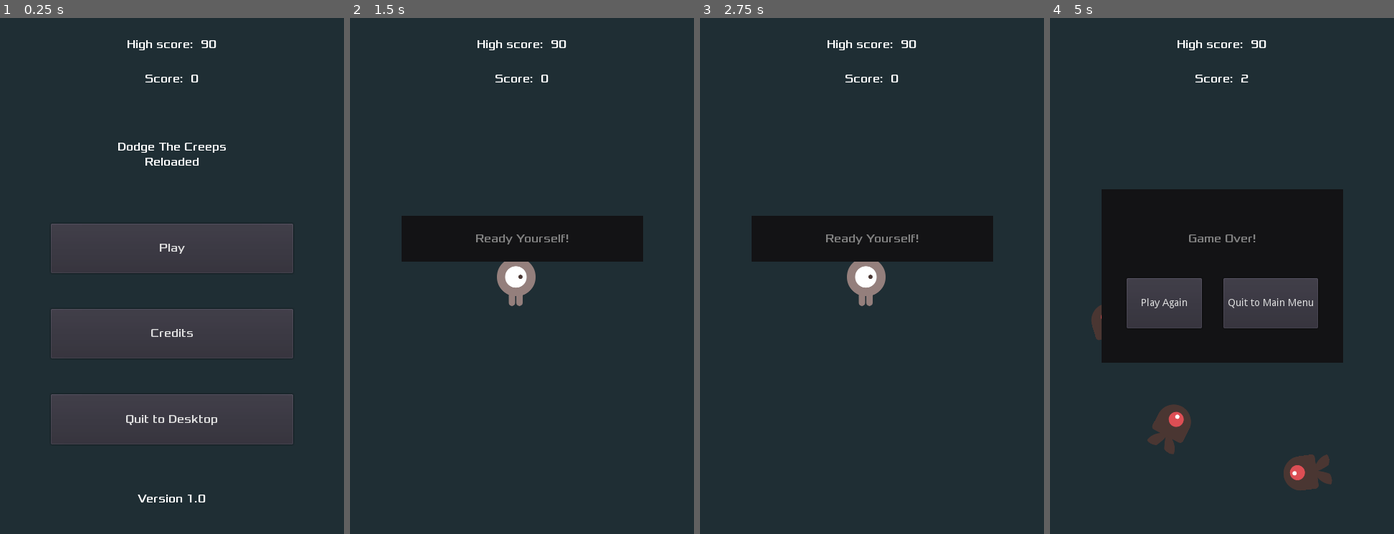
Above: before the commit, frames 1-4 (left to right).
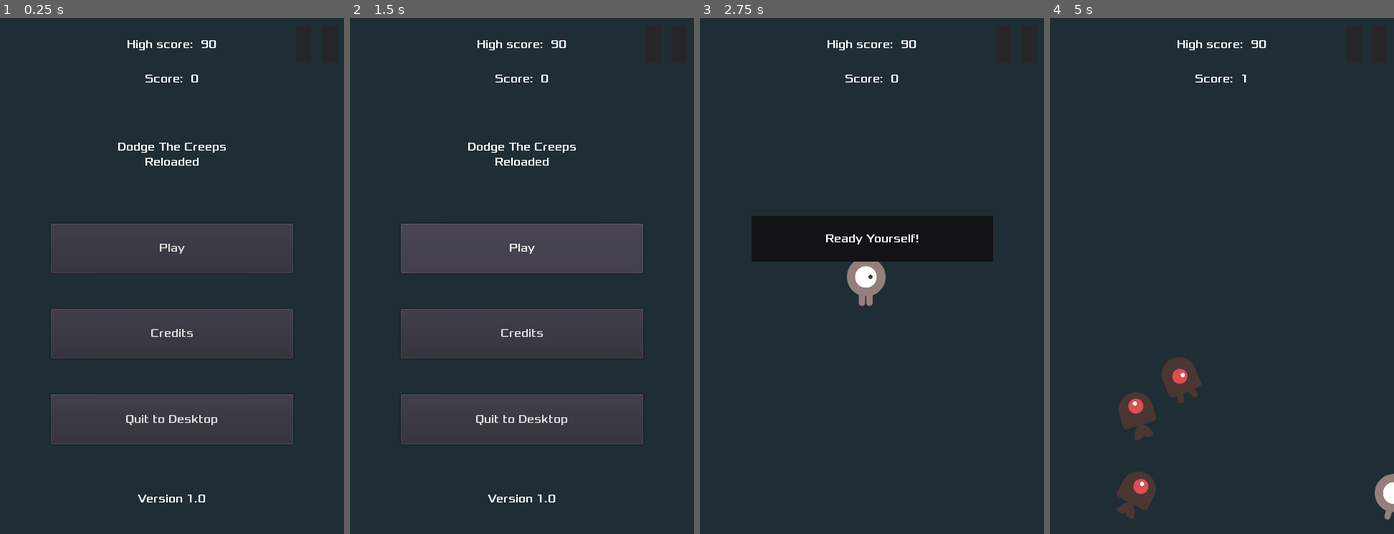
Above: after the commit, the same moments.

Repository: AlixBarreaux/dodge-the-beasties
Game: Godot game, scene res://Scenes/Main.tscn
The game is run twice, just before and just after one commit, with the same random seed, the same clock (stepped at 60 frames per second) and the same inputs.
Inputs (mouse positions are in pixels of both pictures, inside the frame that each line leads up to):
- Up to frame 1 (0.25 s): no input
- Up to frame 2 (1.5 s): click (666, 43) at 0.52 s; click (522, 265) at 1.25 s, where only the run after the commit has a clickable "Resume"
- Up to frame 3 (2.75 s): click (872, 250) at 2 s, where only the run after the commit has a clickable "Play"
- Up to frame 4 (5 s): tap Enter at 2.75 s; hold D (move_right) 2.78-3.53 s; hold S (move_down) 3.53-4.28 s; hold D (move_right) from 4.28 s (still down)

The runs differ from the first frame. In frame 2, 22% of the frame differs, in the area x 14-86%, y 24-94%; in frame 3, 0.2%; in frame 4, 27%, in the area x 12-100%, y 10-98%.

Commit message:
Add PaseuMenu which required Huge refactor with signals and ways to start and stop the game

Diff:
--- a/Autoloads/events.gd
+++ b/Autoloads/events.gd
@@ -4,6 +4,8 @@
 # ----------------- DECLARE VARIABLES -----------------
 
 signal game_started
+signal game_quited
+signal player_defeated
 signal main_menu_requested
 
 # ---------------------- RUN CODE ---------------------
--- a/Scenes/GUI/HUD.tscn
+++ b/Scenes/GUI/HUD.tscn
@@ -7,8 +7,12 @@
 [ext_resource path="res://Scenes/GUI/GameOverMenu.tscn" type="PackedScene" id=5]
 [ext_resource path="res://Scripts/main_menu.gd" type="Script" id=6]
 [ext_resource path="res://Resources/main_theme.tres" type="Theme" id=7]
+[ext_resource path="res://pause_menu.gd" type="Script" id=8]
 
 [sub_resource type="DynamicFont" id=1]
+font_data = ExtResource( 1 )
+
+[sub_resource type="DynamicFont" id=2]
 font_data = ExtResource( 1 )
 
 [node name="HUD" type="CanvasLayer"]
@@ -136,7 +140,7 @@
 
 [node name="MessagePanel" type="Panel" parent="."]
 visible = false
-modulate = Color( 0.509804, 0.509804, 0.509804, 1 )
+self_modulate = Color( 0.509804, 0.509804, 0.509804, 1 )
 anchor_left = 0.5
 anchor_top = 0.5
 anchor_right = 0.5
@@ -160,5 +164,99 @@
 valign = 1
 autowrap = true
 
+[node name="PauseMenu" type="Control" parent="."]
+pause_mode = 2
+anchor_right = 1.0
+anchor_bottom = 1.0
+size_flags_vertical = 4
+script = ExtResource( 8 )
+__meta__ = {
+"_editor_description_": ""
+}
+
+[node name="Panel" type="Panel" parent="PauseMenu"]
+self_modulate = Color( 0.509804, 0.509804, 0.509804, 0.784314 )
+anchor_left = 0.5
+anchor_top = 0.5
+anchor_right = 0.5
+anchor_bottom = 0.5
+margin_left = -169.0
+margin_top = -121.0
+margin_right = 169.0
+margin_bottom = 121.0
+mouse_filter = 2
+size_flags_vertical = 4
+__meta__ = {
+"_editor_description_": ""
+}
+
+[node name="Label" type="Label" parent="PauseMenu/Panel"]
+anchor_right = 1.0
+anchor_bottom = 1.0
+margin_bottom = -179.0
+custom_fonts/font = SubResource( 2 )
+text = "Pause"
+align = 1
+valign = 1
+autowrap = true
+
+[node name="HBoxContainer" type="VBoxContainer" parent="PauseMenu/Panel"]
+anchor_top = 1.0
+anchor_right = 1.0
+anchor_bottom = 1.0
+margin_left = 39.0
+margin_top = -162.0
+margin_right = -39.0
+margin_bottom = -24.0
+custom_constants/separation = 20
+
+[node name="ResumeButton" type="Button" parent="PauseMenu/Panel/HBoxContainer"]
+margin_right = 260.0
+margin_bottom = 59.0
+size_flags_horizontal = 3
+size_flags_vertical = 3
+text = "Resume"
+
+[node name="QuitToMainMenuButton" type="Button" parent="PauseMenu/Panel/HBoxContainer"]
+margin_top = 79.0
+margin_right = 260.0
+margin_bottom = 138.0
+size_flags_horizontal = 3
+size_flags_vertical = 3
+text = "Quit to main menu"
+
+[node name="IconButton" type="Button" parent="PauseMenu"]
+self_modulate = Color( 1, 1, 1, 0 )
+anchor_left = 1.0
+anchor_right = 1.0
+margin_left = -67.0
+margin_top = 10.0
+margin_right = -10.0
+margin_bottom = 63.0
+
+[node name="HBoxContainer" type="HBoxContainer" parent="PauseMenu/IconButton"]
+anchor_right = 1.0
+anchor_bottom = 1.0
+mouse_filter = 2
+custom_constants/separation = 15
+
+[node name="Panel" type="Panel" parent="PauseMenu/IconButton/HBoxContainer"]
+margin_right = 21.0
+margin_bottom = 53.0
+mouse_filter = 2
+size_flags_horizontal = 3
+size_flags_vertical = 3
+
+[node name="Panel2" type="Panel" parent="PauseMenu/IconButton/HBoxContainer"]
+margin_left = 36.0
+margin_right = 57.0
+margin_bottom = 53.0
+mouse_filter = 2
+size_flags_horizontal = 3
+size_flags_vertical = 3
+
 [connection signal="pressed" from="MainMenu/VBoxContainer/PlayButton" to="." method="_on_PlayButton_pressed"]
 [connection signal="timeout" from="MessageTimer" to="." method="_on_MessageTimer_timeout"]
+[connection signal="pressed" from="PauseMenu/Panel/HBoxContainer/ResumeButton" to="PauseMenu" method="_on_ResumeButton_pressed"]
+[connection signal="pressed" from="PauseMenu/Panel/HBoxContainer/QuitToMainMenuButton" to="PauseMenu" method="_on_QuitToMainMenuButton_pressed"]
+[connection signal="pressed" from="PauseMenu/IconButton" to="PauseMenu" method="_on_IconButton_pressed"]
--- a/Scenes/Main.tscn
+++ b/Scenes/Main.tscn
@@ -6,6 +6,7 @@
 [ext_resource path="res://Scenes/GUI/HUD.tscn" type="PackedScene" id=4]
 [ext_resource path="res://Assets/Sound/house-in-a-forest-loop.ogg" type="AudioStream" id=5]
 [ext_resource path="res://Assets/Sound/game-over.wav" type="AudioStream" id=6]
+[ext_resource path="res://death_sound_player.gd" type="Script" id=7]
 
 [sub_resource type="Curve2D" id=1]
 _data = {
@@ -39,21 +40,20 @@
 [node name="StartTimer" type="Timer" parent="."]
 one_shot = true
 
-[node name="StartPosition" type="Position2D" parent="."]
+[node name="PlayerStartingPosition" type="Position2D" parent="."]
 position = Vector2( 232, 368 )
 __meta__ = {
 "_gizmo_extents_": 50.0
 }
 
-[node name="Music" type="AudioStreamPlayer" parent="."]
+[node name="MusicPlayer" type="AudioStreamPlayer" parent="."]
 stream = ExtResource( 5 )
 bus = "Music"
 
-[node name="DeathSound" type="AudioStreamPlayer" parent="."]
+[node name="DeathSoundPlayer" type="AudioStreamPlayer" parent="."]
 stream = ExtResource( 6 )
 bus = "SFX"
+script = ExtResource( 7 )
 
 [connection signal="timeout" from="MobTimer" to="." method="_on_MobTimer_timeout"]
-[connection signal="hit" from="Player" to="." method="game_over"]
-[connection signal="hit" from="Player" to="." method="_on_Player_hit"]
 [connection signal="timeout" from="ScoreTimer" to="." method="_on_ScoreTimer_timeout"]
--- a/Scripts/hud.gd
+++ b/Scripts/hud.gd
@@ -29,6 +29,7 @@
 
 func _initialize_signals() -> void:
 	Events.connect("main_menu_requested", self, "on_main_menu_requested")
+	Events.connect("player_defeated", self, "on_player_defeated")
 	return
 
 
@@ -64,6 +65,10 @@
 	return
 
 
+func on_player_defeated() -> void:
+	show_game_over()
+	return
+
 func show_game_over() -> void:
 	$GameOverMenu.show()
 
--- a/Scripts/main.gd
+++ b/Scripts/main.gd
@@ -5,14 +5,24 @@
 
 
 export var mob_scene: PackedScene = null
+# If the game is opened for the first time and no save file is present,
+# the high score is set to this value
 export var default_high_score_value: int = 90
 
 var score: int = 0
 onready var high_score: int = load_high_score()
+var is_high_score_beat: bool = false
 
 
 # Node References:
 onready var hud: CanvasLayer = $HUD
+onready var player: Area2D = $Player
+onready var score_timer: Timer = $ScoreTimer
+onready var mob_timer: Timer = $MobTimer
+onready var music_player: AudioStreamPlayer = $MusicPlayer
+onready var death_sound_player: AudioStreamPlayer = $DeathSoundPlayer
+onready var start_timer: Timer = $StartTimer
+onready var player_starting_position = $PlayerStartingPosition
 
 
 ################################# RUN THE CODE #################################
@@ -28,7 +38,32 @@
 
 
 func _initialize_signals() -> void:
-	Events.connect("game_started", self, "new_game")
+	Events.connect("game_started", self, "on_game_started")
+	Events.connect("game_quited", self, "on_game_quited")
+	Events.connect("player_defeated", self, "on_player_defeated")
+	return
+
+
+func on_game_quited() -> void:
+	stop_game()
+
+
+
+func stop_game() -> void:
+	print("stop game")
+#	self.score = 0
+	is_high_score_beat = false
+	hud.update_score(self.score)
+	get_tree().call_group("mobs", "queue_free")
+	player.set_physics_process(false)
+	score_timer.stop()
+	mob_timer.stop()
+	score_timer.stop()
+	music_player.stop()
+
+	if is_high_score_beat:
+		save_high_score(high_score)
+
 	return
 
 
@@ -38,33 +73,31 @@
 	return
 
 
-func new_game() -> void:
+func on_game_started() -> void:
 	self.score = 0
 	is_high_score_beat = false
 	hud.update_score(self.score)
 
 	get_tree().call_group("mobs", "queue_free")
-	$Player.set_physics_process(false)
-	$Player.start($StartPosition.position)
+	player.set_physics_process(false)
+	player.start(player_starting_position.position)
 
-	$StartTimer.start()
-	$Music.play()
+	start_timer.start()
+	music_player.play()
 
 	hud.show_message_with_timer("Ready Yourself!")
 
-	yield($StartTimer, "timeout")
-	$Player.set_physics_process(true)
-	$ScoreTimer.start()
-	$MobTimer.start()
+	yield(start_timer, "timeout")
+	player.set_physics_process(true)
+	score_timer.start()
+	mob_timer.start()
 
 
-func game_over() -> void:
-	$ScoreTimer.stop()
-	$Music.stop()
-	$DeathSound.play()
-
-	if is_high_score_beat:
-		save_high_score(high_score)
+func on_player_defeated() -> void:
+	print("game over")
+	stop_game()
+	death_sound_player.play()
+	return
 
 
 # Save / Load save file
@@ -138,15 +171,7 @@
 	return
 
 
-var is_high_score_beat: bool = false
-
 func compare_score_with_high_score() -> void:
 	if score > high_score:
 		is_high_score_beat = true
 	return
-
-
-func _on_Player_hit() -> void:
-	$ScoreTimer.stop()
-	$MobTimer.stop()
-	hud.show_game_over()
--- a/Scripts/player.gd
+++ b/Scripts/player.gd
@@ -1,7 +1,9 @@
 extends Area2D
+class_name Player
 
 
 ############################### DECLARE VARIABLES ##############################
+
 
 export var current_speed: int = 400
 
@@ -10,12 +12,23 @@
 
 signal hit
 
+# Node References:
+onready var collision_shape_2d: CollisionShape2D = $CollisionShape2D
+
+
 ################################# RUN THE CODE #################################
 
 
 func _ready() -> void:
+	self._initialize_signals()
 	self.screen_size = get_viewport_rect().size
 	self.hide()
+	return
+
+
+func _initialize_signals() -> void:
+	Events.connect("game_quited", self, "disable")
+	return
 
 
 # REFACTOR INPUTS
@@ -67,16 +80,28 @@
 		else:
 			$AnimatedSprite.flip_v = true
 
+
 ############################### DECLARE FUNCTIONS ##############################
+
 
 # Initialize the player
 func start(new_position: Vector2) -> void:
 	self.position = new_position
-	self.show()
-	$CollisionShape2D.disabled = false
+	enable()
 
 
 func _on_Player_body_entered(_body: PhysicsBody2D) -> void:
+	disable()
+	Events.emit_signal("player_defeated")
+
+
+func enable() -> void:
+	self.show()
+	collision_shape_2d.disabled = false
+	return
+
+
+func disable() -> void:
 	self.hide()
-	$CollisionShape2D.set_deferred("disabled", true)
-	self.emit_signal("hit")
+	collision_shape_2d.set_deferred("disabled", true)
+	return
--- /dev/null
+++ b/death_sound_player.gd
@@ -0,0 +1,21 @@
+extends AudioStreamPlayer
+class_name DeathSoundPlayer
+
+
+# ----------------- DECLARE VARIABLES -----------------
+
+# ---------------------- RUN CODE ---------------------
+
+
+func _ready() -> void:
+	self._initialize_signals()
+	return
+
+
+# ----------------- DECLARE FUNCTIONS -----------------
+
+
+func _initialize_signals() -> void:
+	Events.connect("main_menu_requested", self, "stop")
+	Events.connect("game_started", self, "stop")
+	return
--- /dev/null
+++ b/pause_menu.gd
@@ -0,0 +1,64 @@
+extends Control
+class_name PauseMenu
+
+
+# ----------------- DECLARE VARIABLES -----------------
+
+# ---------------------- RUN CODE ---------------------
+
+
+func _ready() -> void:
+	self._initialize()
+	return
+
+
+func _unhandled_key_input(event: InputEventKey) -> void:
+	if Input.is_action_just_pressed("ui_cancel"):
+		if $Panel.visible:
+			get_tree().paused = false
+			self.hide_menu()
+			return
+
+		get_tree().paused = true
+		self.show_menu()
+		return
+
+
+# ----------------- DECLARE FUNCTIONS -----------------
+
+
+func _initialize() -> void:
+	self.hide_menu()
+	return
+
+
+func _on_IconButton_pressed() -> void:
+	get_tree().paused = true
+	self.show_menu()
+	return
+
+
+func _on_ResumeButton_pressed() -> void:
+	self.hide_menu()
+	get_tree().paused = false
+	return
+
+
+func _on_QuitToMainMenuButton_pressed() -> void:
+	self.hide_menu()
+	Events.emit_signal("game_quited")
+	Events.emit_signal("main_menu_requested")
+	get_tree().paused = false
+	return
+
+
+func show_menu() -> void:
+	$Panel.show()
+	self.set_mouse_filter(MOUSE_FILTER_STOP)
+	return
+
+
+func hide_menu() -> void:
+	$Panel.hide()
+	set_mouse_filter(MOUSE_FILTER_IGNORE)
+	return
--- a/project.godot
+++ b/project.godot
@@ -9,6 +9,11 @@
 config_version=4
 
 _global_script_classes=[ {
+"base": "AudioStreamPlayer",
+"class": "DeathSoundPlayer",
+"language": "GDScript",
+"path": "res://death_sound_player.gd"
+}, {
 "base": "Panel",
 "class": "GameOverMenu",
 "language": "GDScript",
@@ -19,14 +24,27 @@
 "language": "GDScript",
 "path": "res://Scripts/main_menu.gd"
 }, {
+"base": "Control",
+"class": "PauseMenu",
+"language": "GDScript",
+"path": "res://pause_menu.gd"
+}, {
+"base": "Area2D",
+"class": "Player",
+"language": "GDScript",
+"path": "res://Scripts/player.gd"
+}, {
 "base": "Button",
 "class": "QuitButton",
 "language": "GDScript",
 "path": "res://Scripts/quit_to_desktop_button.gd"
 } ]
 _global_script_class_icons={
+"DeathSoundPlayer": "",
 "GameOverMenu": "",
 "MainMenu": "",
+"PauseMenu": "",
+"Player": "",
 "QuitButton": ""
 }
 
Not shown: 1 places in Scenes/GUI/HUD.tscn that only renumber resources
Not shown: 1 places in Scenes/Main.tscn that only renumber resources
